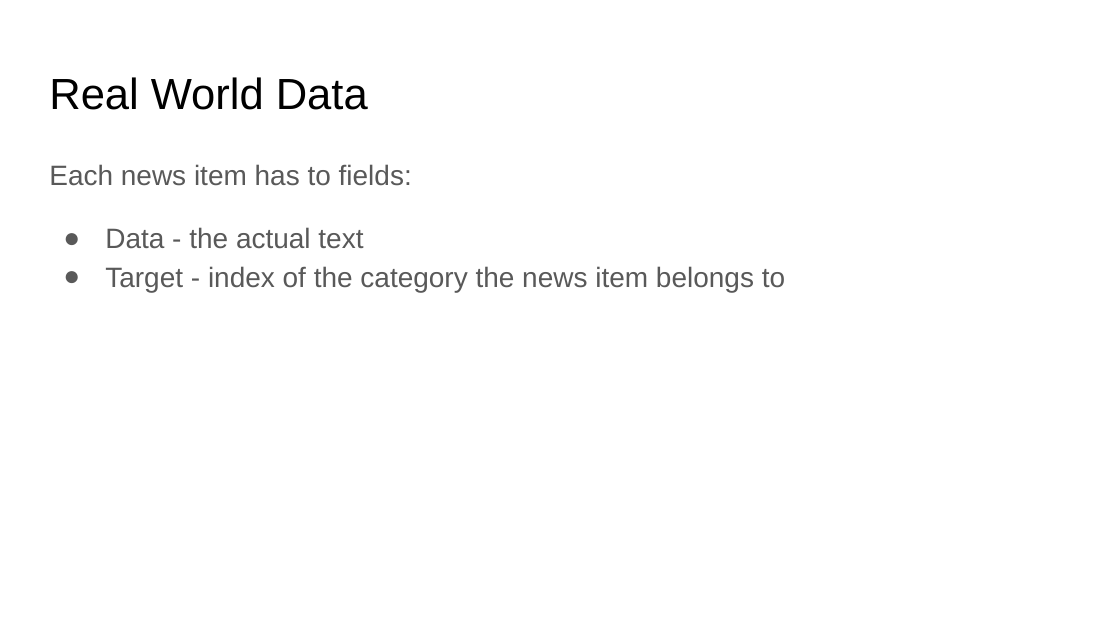
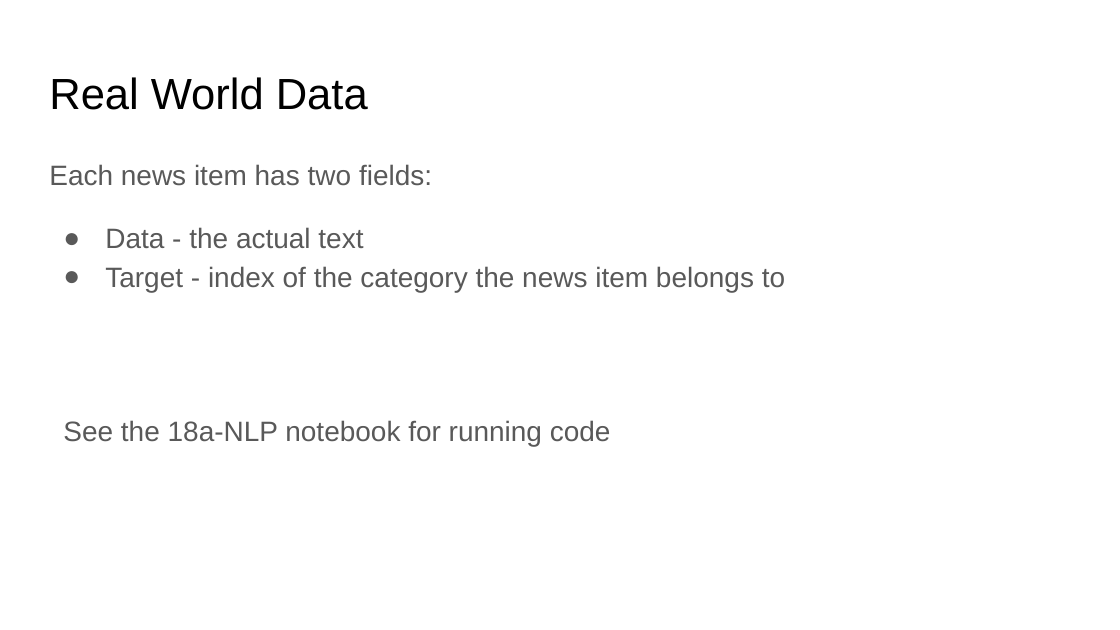
Before and after one commit to lutzhamel/CSC310, a slide deck: slide 12 of 18-NLP.pptx. Drawn at 1120x630 pixels with LibreOffice and Linux fonts; fonts in the diff are those of the drawing. Boxes give left, top, right and bottom in pixels: in the first picture for what was removed or moved away, otherwise in the second. Text is boxed around its words. In the diff, an @@ line names an element or a change of style, - is before the commit and + after.

```diff
--- a/18-NLP.pptx
+++ b/18-NLP.pptx
@@ text at (49,164,432,186): text changed @@
-Each news item has to fields:
+Each news item has two fields:
@@ text at (63,420,611,447): paragraph added @@
+See the 18a-NLP notebook for running code
```
Also in this commit, not shown: 1 other slide changed, 1 slide removed, 6 other files.
